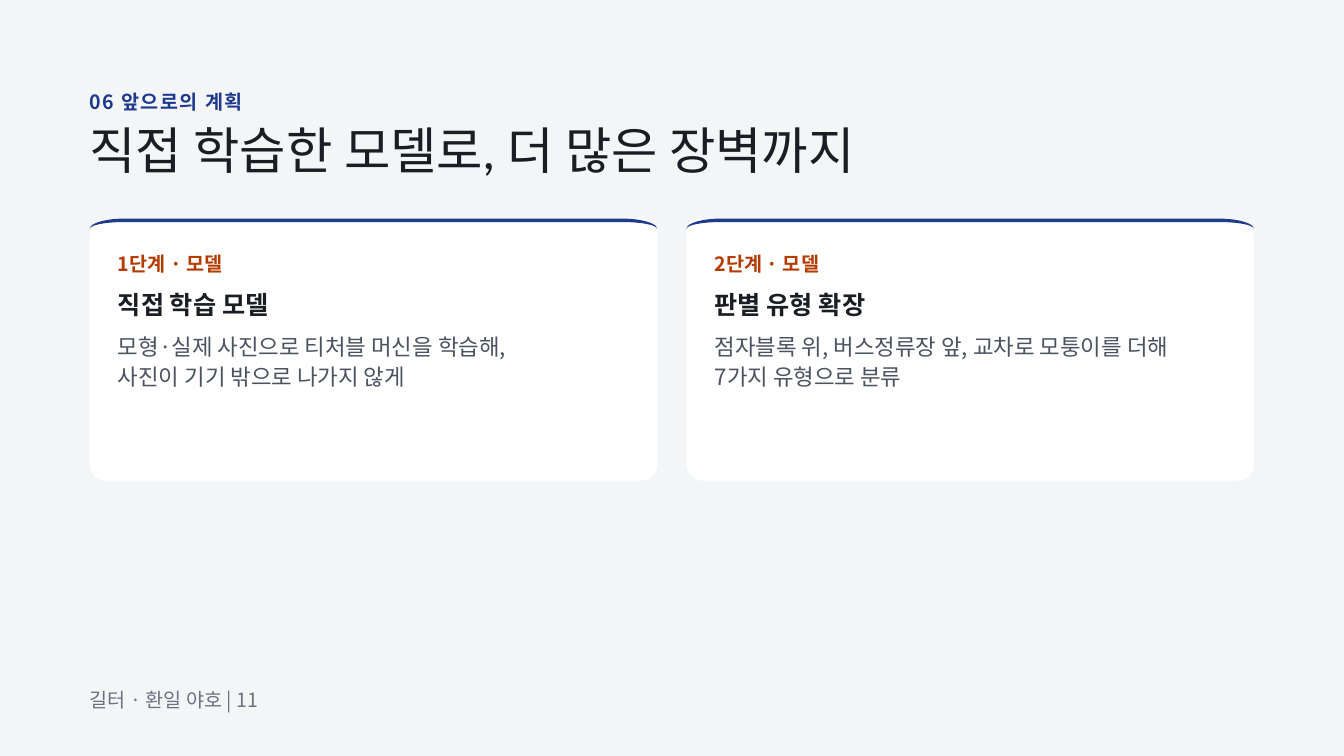
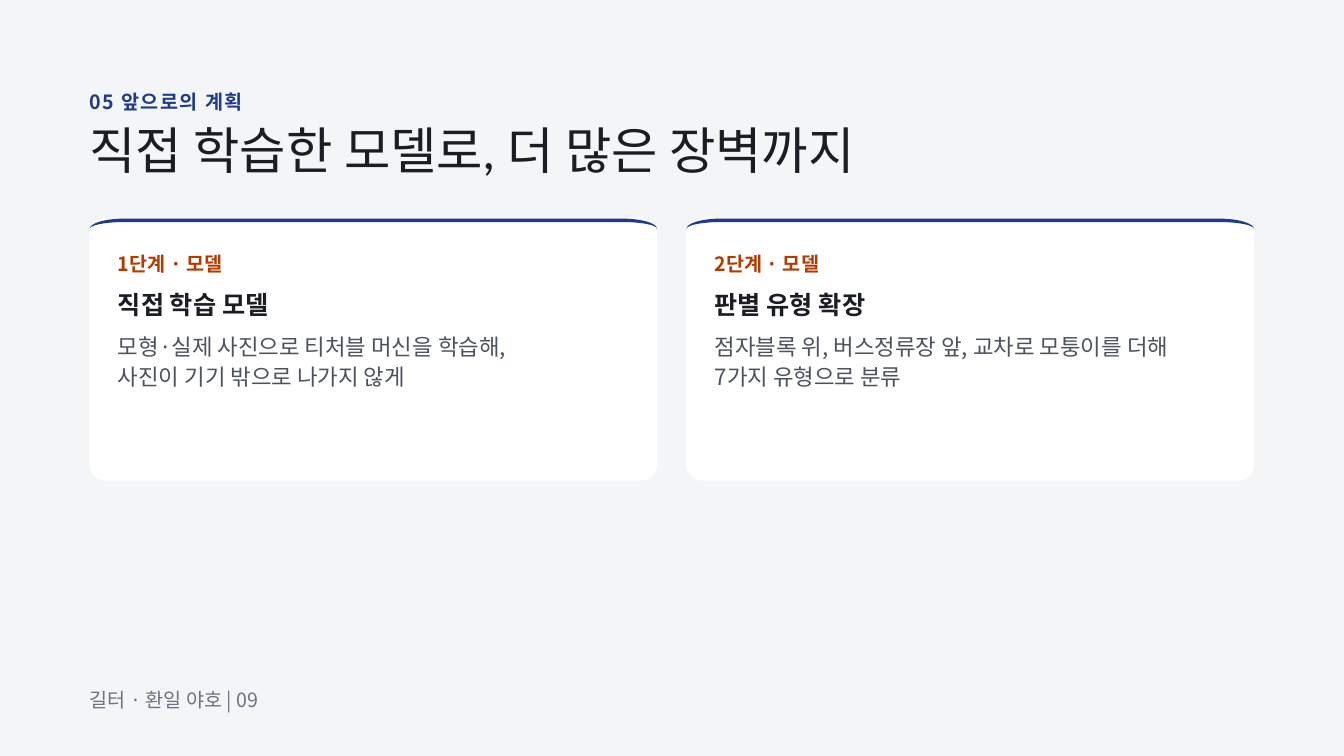
Before and after one commit to ljiomsh/illegal-car-detector, a slide deck: slide 9 of 발표자료/길터_발표자료_최종.pptx (slide 11 before the commit). Drawn at 1344x756 pixels with LibreOffice and Linux fonts; fonts in the diff are those of the drawing. Boxes give left, top, right and bottom in pixels: in the first picture for what was removed or moved away, otherwise in the second. Text is boxed around its words. In the diff, an @@ line names an element or a change of style, - is before the commit and + after.

```diff
--- a/발표자료/길터_발표자료_최종.pptx
+++ b/발표자료/길터_발표자료_최종.pptx
@@ text at (x1=90, y1=92, x2=242, y2=111): text changed @@
-06 앞으로의 계획
+05 앞으로의 계획
@@ text at (x1=90, y1=691, x2=258, y2=709): text changed @@
-길터 · 환일 야호 | 11
+길터 · 환일 야호 | 09
```
Also in this commit, not shown: 3 other slides changed, 1 slide added, 2 slides removed, 1 other file.
